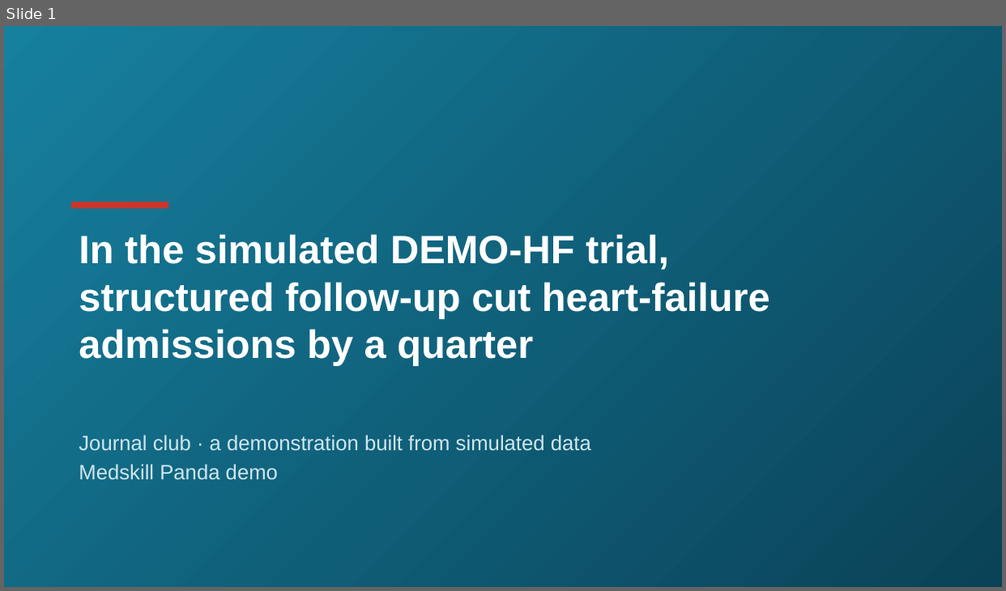
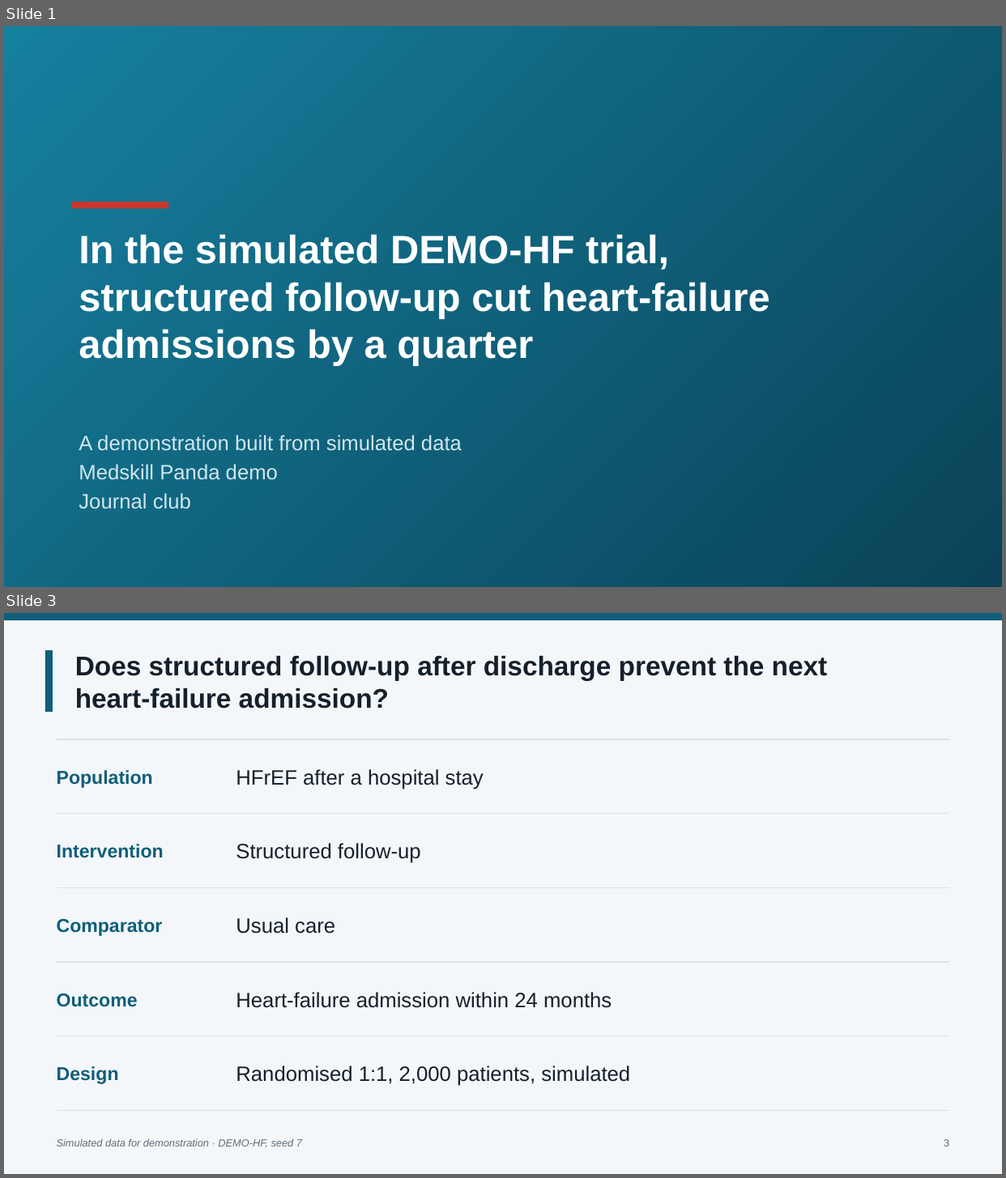
Before and after one commit to jackfeng94/medskill-panda, a slide deck: examples/demo-hf/pptx_en/out/demo-hf.pptx. Shown one above the other, each under a label of ours: slide 1 before the commit, slides 1 and 3 after it; the slides between them are not shown. The pictures are 1006x591 and 1006x1178 pixels, drawn with LibreOffice and Linux fonts; fonts in the diff are those of the drawing; background and template pictures are left out. Boxes give left, top, right and bottom in pixels: in the first picture for what was removed or moved away, otherwise in the second. Text is boxed around its words. In the diff, an @@ line names an element or a change of style, - is before the commit and + after.

```diff
--- a/examples/demo-hf/pptx_en/out/demo-hf.pptx
+++ b/examples/demo-hf/pptx_en/out/demo-hf.pptx
@@ slide 3 added at (4, 613, 1002, 1174), background #F4F7F9 @@
@@ rectangle added at (4, 613, 1002, 620), fill #0F5E7A @@
@@ rectangle added at (45, 650, 53, 712), fill #0F5E7A @@
@@ title added at (75, 656, 828, 709), 26 pt, text #15202B, bold @@
+Does structured follow-up after discharge prevent the next heart-failure admission?
@@ line added from (57, 739) to (949, 739), #D9E2E8 1 pt @@
@@ text added at (57, 770, 153, 788), 18 pt, text #0F5E7A, bold @@
+Population
@@ text added at (236, 769, 484, 790), 20 pt, text #15202B @@
+HFrEF after a hospital stay
@@ line added from (57, 814) to (949, 814), #D9E2E8 1 pt @@
@@ text added at (57, 844, 164, 858), 18 pt, text #0F5E7A, bold @@
+Intervention
@@ text added at (236, 843, 421, 863), 20 pt, text #15202B @@
+Structured follow-up
@@ line added from (57, 888) to (949, 888), #D9E2E8 1 pt @@
@@ text added at (57, 919, 163, 936), 18 pt, text #0F5E7A, bold @@
+Comparator
@@ text added at (236, 918, 335, 934), 20 pt, text #15202B @@
+Usual care
@@ line added from (57, 963) to (949, 963), #D9E2E8 1 pt @@
@@ text added at (57, 994, 138, 1007), 18 pt, text #0F5E7A, bold @@
+Outcome
@@ text added at (236, 992, 612, 1008), 20 pt, text #15202B @@
+Heart-failure admission within 24 months
@@ line added from (57, 1037) to (949, 1037), #D9E2E8 1 pt @@
@@ text added at (57, 1067, 119, 1084), 18 pt, text #0F5E7A, bold @@
+Design
@@ text added at (236, 1066, 630, 1086), 20 pt, text #15202B @@
+Randomised 1:1, 2,000 patients, simulated
@@ line added from (57, 1111) to (949, 1111), #D9E2E8 1 pt @@
@@ text added at (57, 1139, 302, 1148), 10 pt, text #5F6E7B, italic @@
+Simulated data for demonstration · DEMO-HF, seed 7
@@ text added at (944, 1139, 949, 1147), 10 pt, text #5F6E7B @@
+3
@@ slide 1 changed as well @@
@@ subtitle at (79, 435, 462, 451): text changed @@
-Journal club · a demonstration built from simulated data
+A demonstration built from simulated data
@@ subtitle at (79, 493, 191, 510): paragraph added @@
+Journal club
```
Also in this commit, not shown: 5 other slides changed, 5 other slides added, 30 other files.
